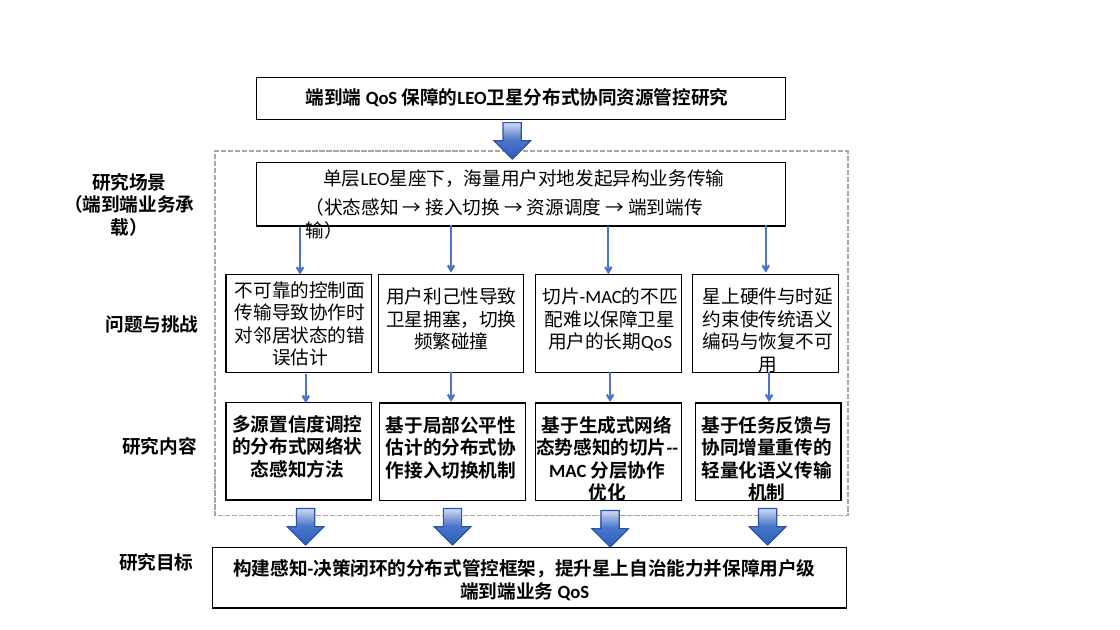
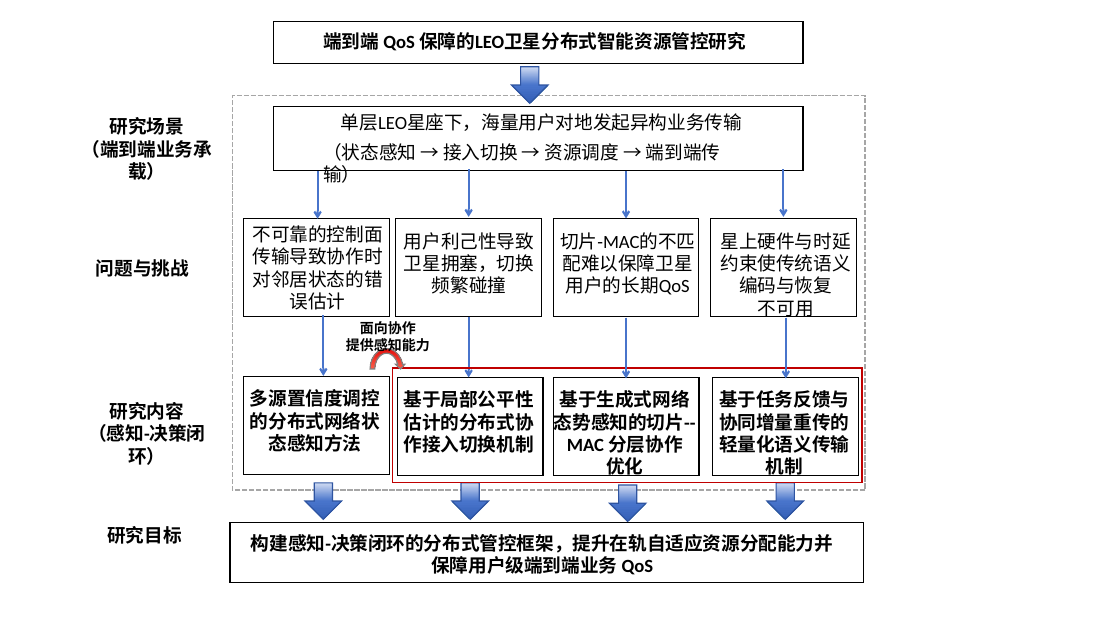
Before and after one commit to Langxiupu/SJTUThesis, a slide deck: slide 1 of figures/ppt/研究体系.pptx. Drawn at 1120x630 pixels with LibreOffice and Linux fonts; fonts in the diff are those of the drawing. Boxes give left, top, right and bottom in pixels: in the first picture for what was removed or moved away, otherwise in the second. Text is boxed around its words. In the diff, an @@ line names an element or a change of style, - is before the commit and + after.

```diff
--- a/figures/ppt/研究体系.pptx
+++ b/figures/ppt/研究体系.pptx
@@ text at [323,29,746,54]: text changed @@
-端到端 QoS 保障的LEO卫星分布式协同资源管控研究
+端到端 QoS 保障的LEO卫星分布式智能资源管控研究
@@ text "研究场景" rewrapped from [64,173,194,213] to [82,117,212,180] @@
@@ rectangle: place and size @@
-rectangle at [215,151,849,516]
+rectangle at [233,96,866,491]
@@ 6 rectangles, 5 texts, 4 arrows, 1 down arrow: place and size @@
-6 rectangles, 5 texts, 4 arrows, 1 down arrow at [226,77,839,373]
+6 rectangles, 5 texts, 4 arrows, 1 down arrow at [244,22,856,317]
@@ text at [721,232,851,321]: text changed @@
-星上硬件与时延约束使传统语义编码与恢复不可用
+星上硬件与时延约束使传统语义编码与恢复
+不可用
@@ text "问题与挑战": place and size @@
-text "问题与挑战" at [106,315,199,333]
+text "问题与挑战" at [96,259,189,277]
@@ arrow moved from (306, 374) - (306, 403) to (323, 315) - (323, 376) @@
@@ text added at [346,321,430,354], 12 pt, text #000000, bold @@
+面向协作
+提供感知能力
@@ arrow moved from (451, 372) - (451, 402) to (469, 317) - (469, 377) @@
@@ arrow moved from (610, 372) - (610, 402) to (626, 318) - (626, 378) @@
@@ arrow moved from (770, 372) - (770, 402) to (786, 318) - (786, 378) @@
@@ circular arrow added at [368,346,406,392], fill gradient #DF0303 to #FE5F4A to #FEA06E, outline #808080 1 pt @@
@@ rectangle added at [392,368,862,482], outline #C00000 1 pt @@
@@ 3 rectangles, 2 texts: place and size @@
-3 rectangles, 2 texts at [213,403,847,608]
+3 rectangles, 2 texts at [230,377,865,583]
@@ text "研究内容": place and size @@
-text "研究内容" at [122,437,196,455]
+text "研究内容" at [88,402,205,465]
@@ text at [110,402,184,420]: alignment left to centre @@
@@ text at [88,424,205,465]: paragraph added @@
+（感知-决策闭环）
@@ 4 down arrows, 2 texts, 2 rectangles: place and size @@
-4 down arrows, 2 texts, 2 rectangles at [226,402,831,547]
+4 down arrows, 2 texts, 2 rectangles at [244,376,849,521]
@@ text "研究目标": place and size @@
-text "研究目标" at [119,553,193,571]
+text "研究目标" at [107,526,181,544]
@@ text at [251,534,833,575]: text changed @@
-构建感知-决策闭环的分布式管控框架，提升星上自治能力并保障用户级端到端业务 QoS
+构建感知-决策闭环的分布式管控框架，提升在轨自适应资源分配能力并保障用户级端到端业务 QoS
```
Also in this commit, not shown: 9 other files.
